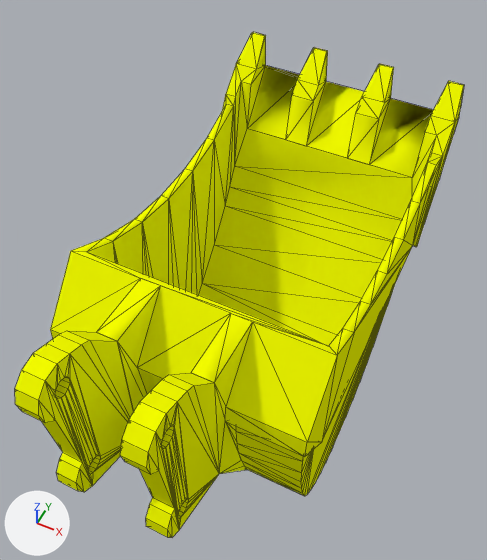
The Blender file Assets/Models/Plant/Excavator/GP_Bucket.blend, before and after one commit.
One viewpoint serves both versions: a 50 mm camera at (0.278, -0.533, 1.224) aimed at (-0.346, 0.715, -0.336). Arrows for +X, +Y and +Z are at lower left; the lights stay in place. Mesh edges are drawn as thin lines.

Objects in the first picture: 'Bucket'.
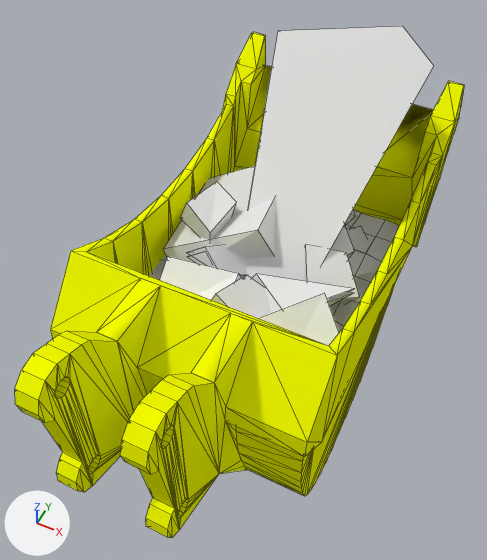
The change, as a diff of the scene's bpy script:
```diff
--- a/Assets/Models/Plant/Excavator/GP_Bucket.blend.py
+++ b/Assets/Models/Plant/Excavator/GP_Bucket.blend.py
@@ mat_highlighted_cracked_concrete @@
+mat_highlighted_cracked_concrete = principled_material('highlighted cracked concrete')
+mat_highlighted_cracked_concrete.base_color = (0.8, 0.8, 0.8)  # white #e7e7e7
@@ mat_wetlean @@
+mat_wetlean = bpy.data.materials.new('wetlean')
@@ me_plane @@
+me_plane.from_pydata(...)  # 164 vertices, 108 faces; spans x -1.0..1.03, y -1.09..1.48, z -0.3..0.74
+me_plane.materials.append(mat_highlighted_cracked_concrete)  # its picture is missing
@@ me_plane_001 @@
+me_plane_001.from_pydata(...)  # 144 vertices, 104 faces, 1 loose edge; spans x -1.02..1.0, y -1.09..1.0, z -0.28..0.34
+me_plane_001.materials.append(mat_wetlean)
@@ ob_concretefull @@
+ob_concretefull = bpy.data.objects.new('ConcreteFull', me_plane)
+ob_concretefull.parent = ob_bucket
+ob_concretefull.location = (-0.33, 0.849, -0.474)
+ob_concretefull.scale = (0.358, 0.422, 1.0)
@@ ob_wetleanfull @@
+ob_wetleanfull = bpy.data.objects.new('WetLeanFull', me_plane_001)
+ob_wetleanfull.parent = ob_bucket
+ob_wetleanfull.location = (-0.33, 0.849, -0.474)
+ob_wetleanfull.scale = (0.358, 0.422, 1.0)
```

Location of each change, [x1, y1, x2, y2] in pixels of the pictures (487 x 560 px):
'ConcreteFull', added: after [149, 26, 433, 346]
'WetLeanFull', added: after [163, 166, 367, 318]
